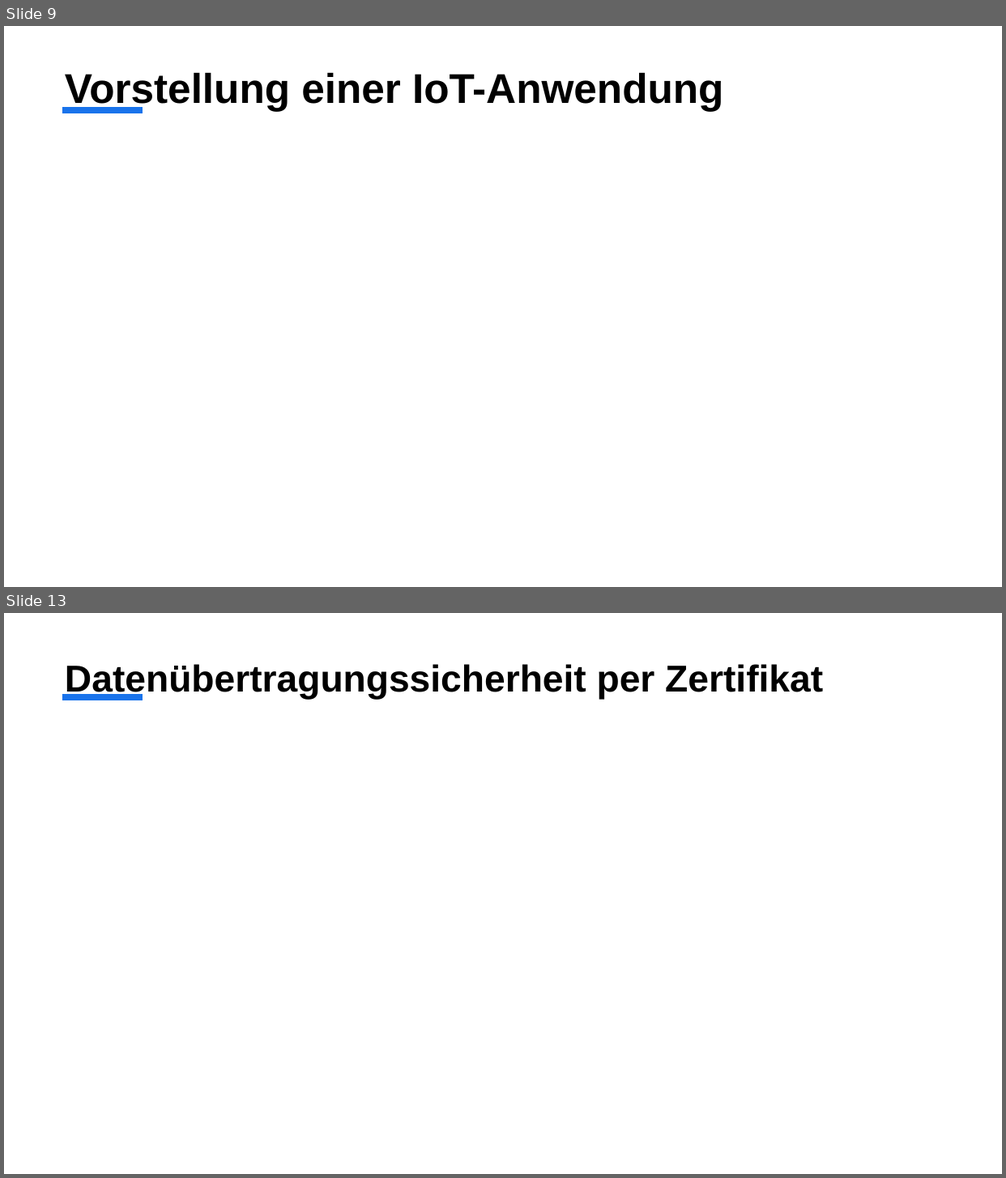
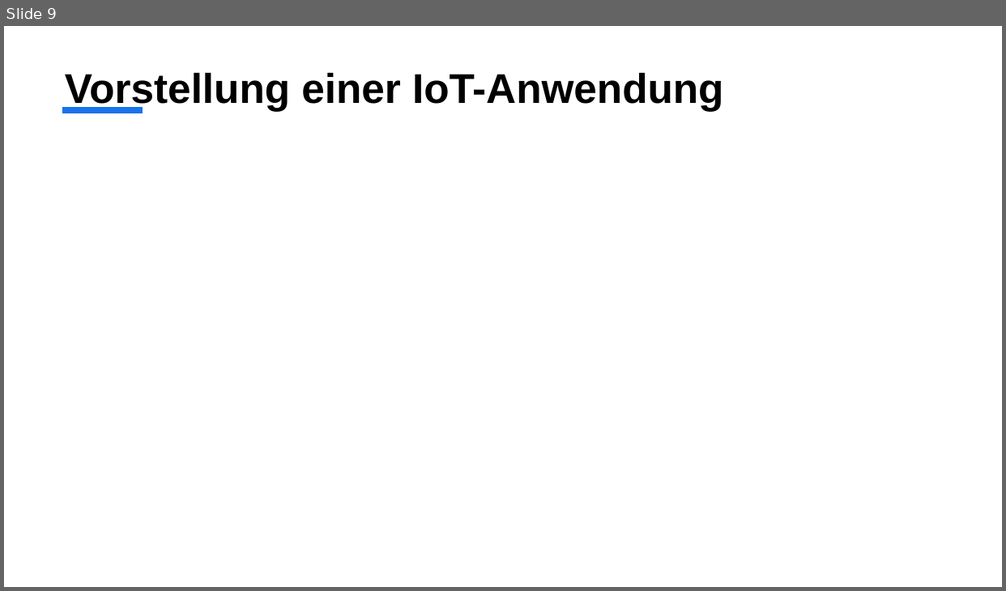
Before and after one commit to k-krauss/MQTT, a slide deck: Präsentation über IoT und MQTT.pptx. Shown one above the other, each under a label of ours: slides 9 and 13 before the commit, slide 9 after it; the slides between them are not shown. The pictures are 1006x1178 and 1006x591 pixels, drawn with LibreOffice and Linux fonts; fonts in the diff are those of the drawing. Boxes give left, top, right and bottom in pixels: in the first picture for what was removed or moved away, otherwise in the second. Text is boxed around its words. In the diff, an @@ line names an element or a change of style, - is before the commit and + after.

```diff
--- a/Präsentation über IoT und MQTT.pptx
+++ b/Präsentation über IoT und MQTT.pptx
@@ slide 13 removed at <box>4,613,1002,1174</box>, background #FFFFFF; not listed: 1 template element that a slide beside it also shows @@
@@ title removed at <box>65,664,823,699</box> @@
-Datenübertragungssicherheit per Zertifikat
```
Also in this commit, not shown: 6 slides changed, 1 slide added, 5 other files.
